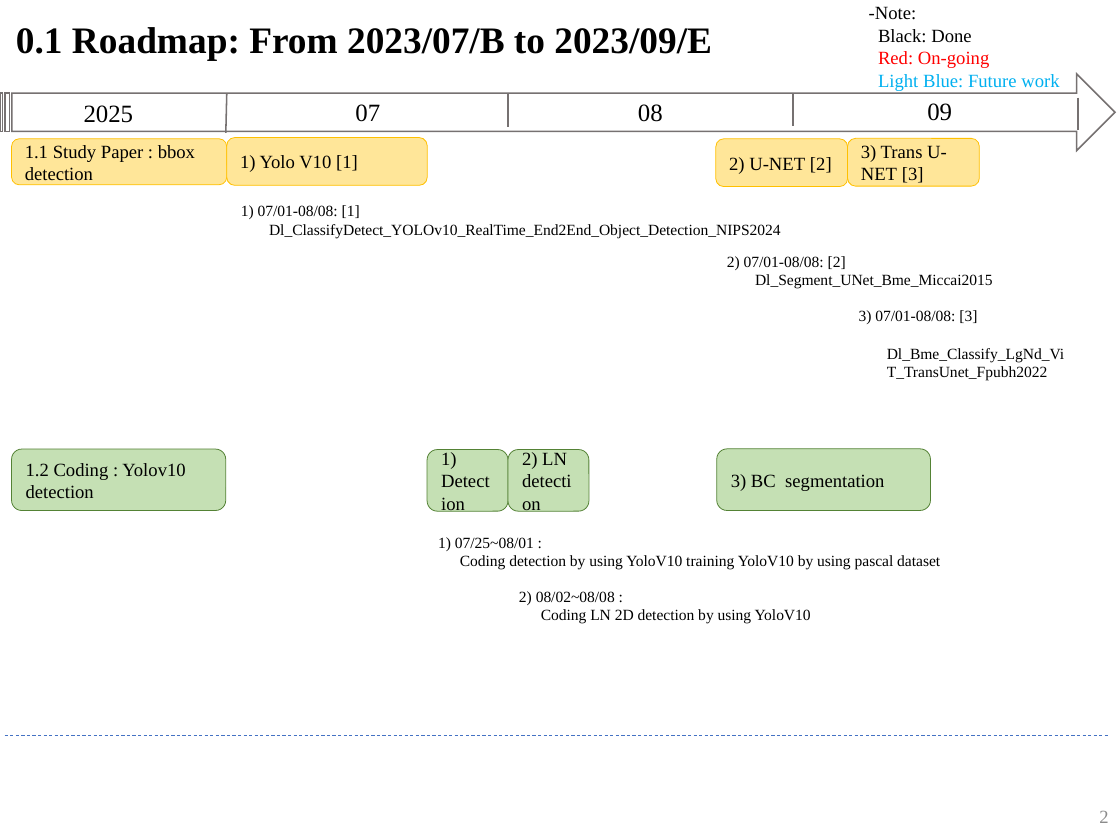
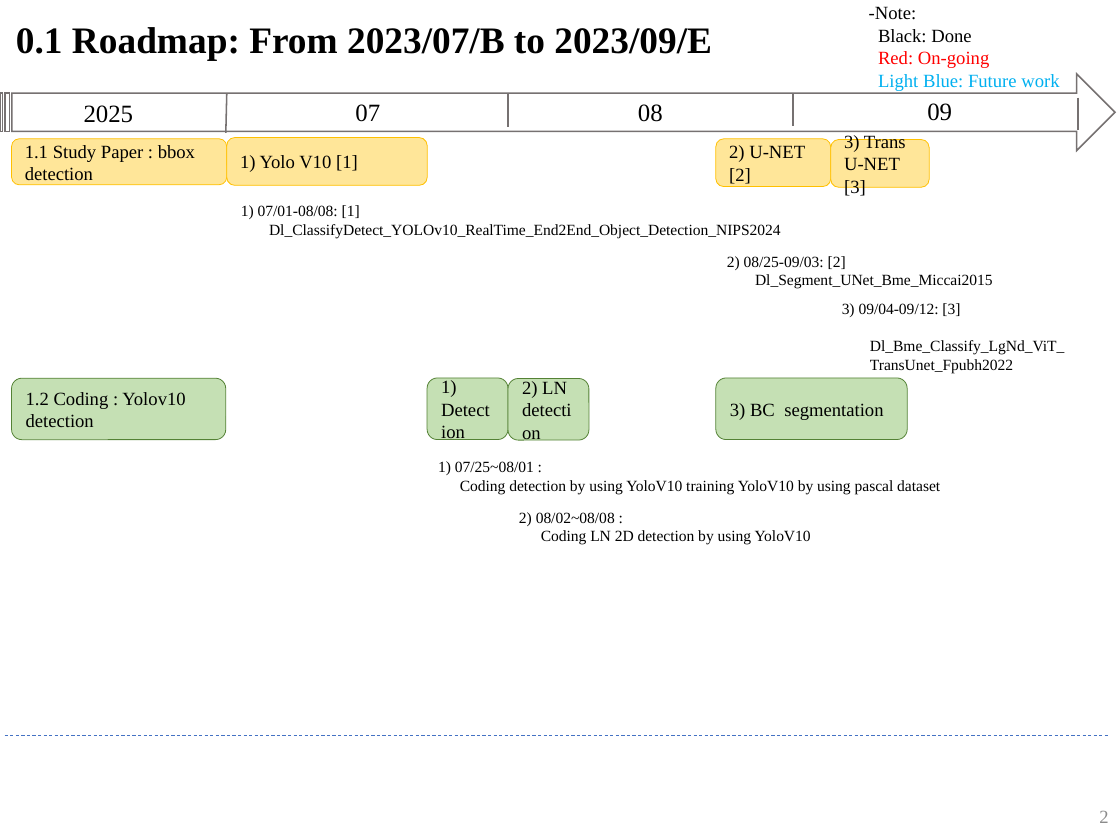
Before and after one commit to W3iii/MS1, a slide deck: slide 2 of ME_PPT/MS1/Rdmap_PpList_Histo_Ms2027_GpBme_許書維_20250821_V1B1.pptx. Drawn at 1120x840 pixels with LibreOffice and Linux fonts; fonts in the diff are those of the drawing. Boxes give left, top, right and bottom in pixels: in the first picture for what was removed or moved away, otherwise in the second. Text is boxed around its words. In the diff, an @@ line names an element or a change of style, - is before the commit and + after.

```diff
--- a/ME_PPT/MS1/Rdmap_PpList_Histo_Ms2027_GpBme_許書維_20250821_V1B1.pptx
+++ b/ME_PPT/MS1/Rdmap_PpList_Histo_Ms2027_GpBme_許書維_20250821_V1B1.pptx
@@ rounded rectangle "2) U-NET [2]": place and size @@
-rounded rectangle "2) U-NET [2]" at <box>716,139,848,187</box>
+rounded rectangle "2) U-NET [2]" at <box>716,139,831,187</box>
@@ rounded rectangle "3) Trans U-NET [3]": place and size @@
-rounded rectangle "3) Trans U-NET [3]" at <box>848,139,980,187</box>
+rounded rectangle "3) Trans U-NET [3]" at <box>831,140,930,188</box>
@@ text at <box>727,256,846,270</box>: text changed @@
-2) 07/01-08/08: [2]
+2) 08/25-09/03: [2]
@@ text "3) 09/04-09/12: [3]": place and size @@
-text "3) 09/04-09/12: [3]" at <box>859,310,1064,381</box>
+text "3) 09/04-09/12: [3]" at <box>842,303,1065,374</box>
@@ text at <box>842,303,960,317</box>: text changed @@
-3) 07/01-08/08: [3]
+3) 09/04-09/12: [3]
@@ 3 rounded rectangles: place and size @@
-3 rounded rectangles at <box>11,449,589,511</box>
+3 rounded rectangles at <box>11,377,589,440</box>
@@ rounded rectangle "3) BC segmentation": place and size @@
-rounded rectangle "3) BC segmentation" at <box>717,449,931,511</box>
+rounded rectangle "3) BC segmentation" at <box>716,377,907,439</box>
@@ text "1) 07/25~08/01 :": place and size @@
-text "1) 07/25~08/01 :" at <box>438,537,940,570</box>
+text "1) 07/25~08/01 :" at <box>438,461,940,495</box>
@@ text "2) 08/02~08/08 :": place and size @@
-text "2) 08/02~08/08 :" at <box>519,591,811,624</box>
+text "2) 08/02~08/08 :" at <box>519,512,811,545</box>
```
Also in this commit, not shown: 1 other slide changed.
